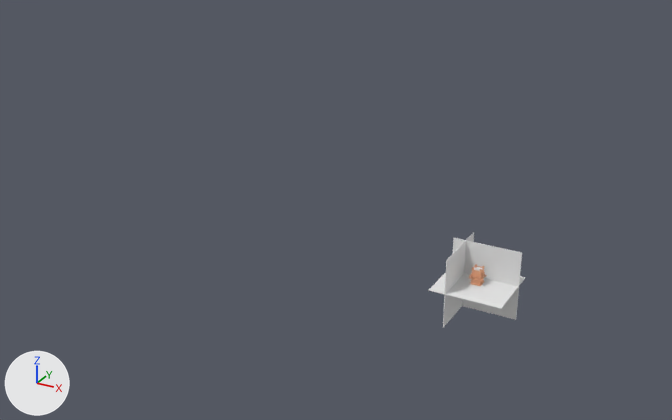
One commit to the Blender file Content/alpha_models/blender/mizbeach_nechoshet.blend: the scene before it, then after it.
Both versions are drawn from a 50 mm lens placed at (890.0, -2567.0, 1431.0), pointed at (-540.0, 32.0, 132.0). Lighting does not change. The marker at lower left points along +X, +Y and +Z.

The scene before the commit, as lines of its bpy script (objects in view):
```python
ob_cube = bpy.data.objects.new('Cube', me_cube_003)
ob_cube.location = (0.0, 0.0, 24.0)
ob_cube.scale = (14.9, 14.9, 23.5)
ob_cube_001 = bpy.data.objects.new('Cube.001', me_cube_004)
ob_cube_001.location = (3.0, -3.0, -1.0)
ob_cube_001.scale = (122.0, 116.0, 1.0)
ob_cube_002 = bpy.data.objects.new('Cube.002', me_cube_005)
ob_cube_002.location = (-62.0, -4.0, -1.0)
ob_cube_002.rotation_euler = (0.0, 1.571, 0.0)  # degrees (0, 90, 0)
ob_cube_002.scale = (122.0, 116.0, 1.0)
ob_cube_003 = bpy.data.objects.new('Cube.003', me_cube_006)
ob_cube_003.location = (11.0, 43.0, -1.0)
ob_cube_003.rotation_euler = (1.571, 1.571, 0.0)  # degrees (90, 90, 0)
ob_cube_003.scale = (122.0, 116.0, 1.0)
ob_meshes = bpy.data.objects.new('meshes', None)
ob_meshes.location = (0.0, 0.0, 0.0)
ob_mizbeach = bpy.data.objects.new('mizbeach', me_plane)
ob_mizbeach.location = (0.0, 0.0, 0.0)
ob_plane_001 = bpy.data.objects.new('Plane.001', me_plane_002)
ob_plane_001.location = (-14.0, 15.0, 28.0)
ob_plane_001.rotation_euler = (1.571, 0.0, 0.0)  # degrees (90, 0, 0)
ob_plane_001.scale = (0.5, 0.5, 1.0)
```
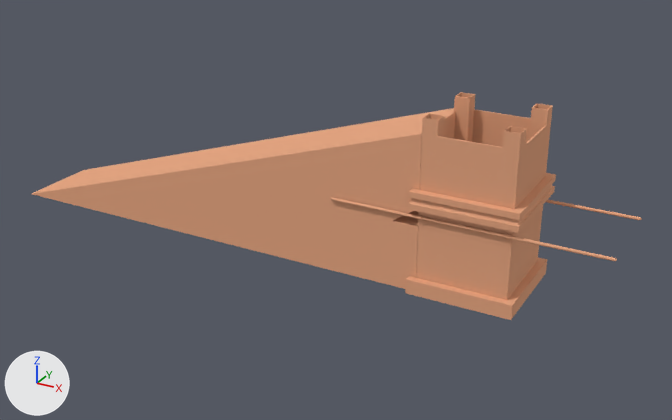
Commit message: changes to mizbeach nechoshet blender file

ob_meshes is not drawn itself; it is the parent of ob_mesh_corner_02, ob_mesh_corner_01, ob_mesh_corner_00, ob_mesh_corner_03, ob_lattice_003, ob_mesh_03, ob_lattice_002, ob_mesh_01.

The change in detail:
me_cube_004 has 8 vertices, 6 faces and spans x -1.0..1.0, y -1.0..1.0, z -1.0..1.0.
me_cube_004 no longer uses material mat_material (white #e7e7e7).
me_cube_004 now uses material mat_copper (beige #e7a884).
Mesh me_ring is new.
It has 1088 vertices, 1088 faces and spans x -0.5..0.5, y -0.7..0.7, z -0.7..0.7.
It uses material mat_copper (beige #e7a884).
Mesh me_rod is new.
It has 514 vertices, 544 faces and spans x -1.0..1.0, y -1.0..1.0, z -1.01..1.01.
It uses material mat_copper (beige #e7a884).
Mesh me_ramp is new.
It has 22 vertices, 29 faces and spans x -165.0..2.0, y -15.0..15.0, z 0.0..53.0.
It uses material mat_copper (beige #e7a884).
Object 'Cube.003' (ob_cube_003) turns from (90, 90, 0) to (0, 0, 0) degrees about x, y and z.
Object 'Cube.003' (ob_cube_003) now shows me_cube_004 instead of me_cube_006.
Object 'Cube.003' (ob_cube_003) moves from (11.0, 43.0, -1.0) to (0.0, -150.0, 260.0).
Object 'Cube.003' (ob_cube_003) is rescaled from (122.0, 116.0, 1.0) to (150.0, 0.5, 30.0).
Object 'Cube.002' (ob_cube_002) now shows me_cube_004 instead of me_cube_005.
Object 'Cube.002' (ob_cube_002) moves from (-62.0, -4.0, -1.0) to (-150.0, 0.0, 260.0).
Object 'Cube.002' (ob_cube_002) turns from (0, 90, 0) to (0, 0, -90) degrees about x, y and z.
Object 'Cube.002' (ob_cube_002) is rescaled from (122.0, 116.0, 1.0) to (150.0, 0.5, 30.0).
Object 'Cube.001' (ob_cube_001) moves from (3.0, -3.0, -1.0) to (150.0, 0.0, 260.0).
Object 'Cube.001' (ob_cube_001) turns from (0, 0, 0) to (0, 0, -90) degrees about x, y and z.
Object 'Cube.001' (ob_cube_001) is rescaled from (122.0, 116.0, 1.0) to (150.0, 0.5, 30.0).
Object 'Cube' (ob_cube) moves from (0.0, 0.0, 24.0) to (0.0, 0.0, 235.0).
Object 'Cube' (ob_cube) is rescaled from (14.9, 14.9, 23.5) to (150.0, 150.0, 235.0).
Object 'Cube' (ob_cube) is now hidden.
Object 'meshes' (ob_meshes) is rescaled from (1.0, 1.0, 1.0) to (10.0, 10.0, 10.0).
Object 'Plane.001' (ob_plane_001) is deleted.
Object 'mizbeach' (ob_mizbeach) is rescaled from (1.0, 1.0, 1.0) to (10.0, 10.0, 10.0).
Object 'ring2' (ob_ring2) is new; it shows me_ring.
Its location is (-140.0, -158.0, 263.0).
Its scale is (10.0, 10.0, 10.0).
Object 'ring1' (ob_ring1) is new; it shows me_ring.
Its location is (140.0, -158.0, 263.0).
Its scale is (10.0, 10.0, 10.0).
Object 'rod' (ob_rod) is new; it shows me_rod.
Its location is (0.0, -158.0, 263.0).
Its rotation in degrees is (0, 90, 0).
Its scale is (5.0, 5.0, 450.0).
Object 'rod2' (ob_rod2) is new; it shows me_rod.
Its location is (0.0, 158.0, 263.0).
Its rotation in degrees is (0, 90, 0).
Its scale is (5.0, 5.0, 450.0).
Object 'ramp' (ob_ramp) is new; it shows me_ramp.
Its location is (-176.0, 0.0, 0.0).
Its scale is (10.0, 10.0, 10.0).

Where the change shows, as pixel boxes [x1, y1, x2, y2] in the pictures (672 x 420 px):
'ramp', added
    after: [32, 108, 454, 289]
'mizbeach', rescaled (850% wider, 896% taller)
    before: [470, 264, 485, 286]
    after: [405, 92, 556, 320]
'Cube.003', recoloured, reshaped, moved, rescaled, turned
    before: [453, 238, 522, 320]
    after: [418, 212, 513, 247]
'Cube.001', recoloured, moved, turned, rescaled
    before: [428, 272, 525, 309]
    after: [512, 206, 543, 246]
'Cube.002', recoloured, reshaped, moved, turned, rescaled (not visible afterwards)
    before: [443, 232, 474, 328]
'rod', added
    after: [330, 197, 617, 261]
'rod2', added
    after: [546, 200, 642, 220]
'mesh_02', no longer drawn
    before: [469, 276, 483, 281]
'Cube', hidden
    before: [474, 267, 482, 271]
'ring2', added
    after: [418, 215, 423, 220]
